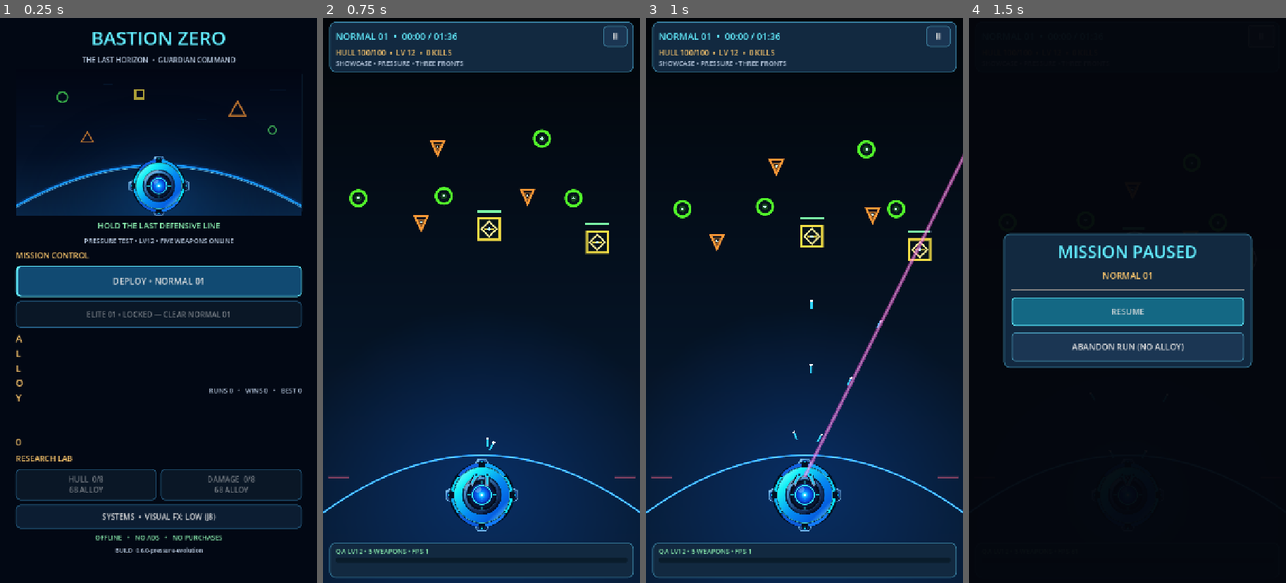
Above: before the commit, frames 1-4 (left to right).
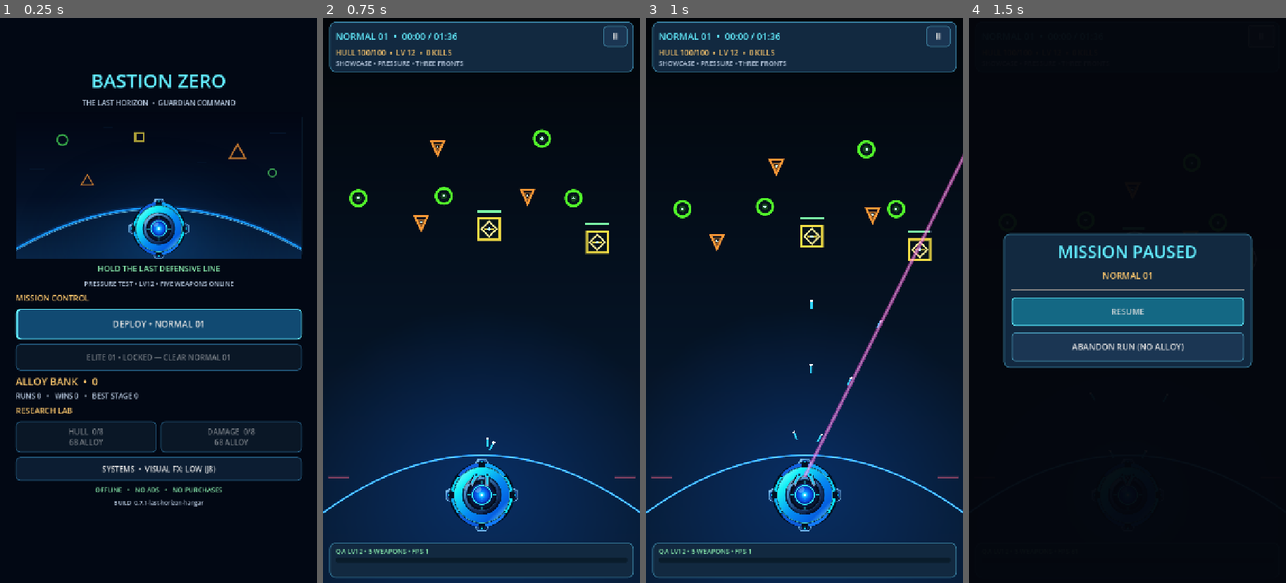
Above: after the commit, the same moments.

Repository: dante-souza/bastion_zero
Game: Godot game, scene res://scenes/main.tscn
The game is run twice, just before and just after one commit, with the same random seed, the same clock (stepped at 60 frames per second) and the same inputs.
Inputs:
- Up to frame 1 (0.25 s): no input
- Up to frame 2 (0.75 s): click "DEPLOY • NORMAL 01" at 0.5 s
- Up to frame 3 (1 s): no input
- Up to frame 4 (1.5 s): click "II" at 1.25 s

The runs differ from the first frame. In frame 1, 34% of the frame differs, in the area x 4-96%, y 2-95%; in frame 2, nothing differs; in frame 3, nothing differs; in frame 4, nothing differs.

Commit message:
fix(hangar): keep alloy readable and correct Last Horizon build version

Diff:
--- a/scripts/game_catalog.gd
+++ b/scripts/game_catalog.gd
@@ -2,7 +2,7 @@
 extends RefCounted
 
 ## Bastion Zero's original combat balance; no third-party game resources.
-const GAME_VERSION := "0.6.0-pressure-evolution"
+const GAME_VERSION := "0.7.1-last-horizon-hangar"
 ## Phase F: temporary stress showcase on NORMAL 01 only. Not production balance.
 const STAGE_ONE_SHOWCASE := true
 const SHOWCASE_START_LEVEL := 12
--- a/scripts/hangar_view.gd
+++ b/scripts/hangar_view.gd
@@ -95,14 +95,21 @@
     elite.pressed.connect(func() -> void: deploy_requested.emit(2))
     stack.add_child(elite)
 
-    var progress := _panel_row("PROGRESSION", GOLD)
+    # Dedicated vertically stacked balance/stat lines. The old HBox let
+    # RUNS/WINS expand and compressed "ALLOY 0" into a one-letter column.
+    var progress := VBoxContainer.new()
+    progress.name = "ProgressSummary"
+    progress.add_theme_constant_override("separation", 5)
     stack.add_child(progress)
-    progress.add_child(_text("ALLOY  %d" % int(record.get("bank", 0)), 22, GOLD))
-    var stats := _text("RUNS %d   •   WINS %d   •   BEST %d" % [
+    var balance := _text("ALLOY BANK  •  %d" % int(record.get("bank", 0)), 23, GOLD)
+    balance.name = "AlloyBalance"
+    balance.autowrap_mode = TextServer.AUTOWRAP_OFF
+    progress.add_child(balance)
+    var stats := _text("RUNS %d   •   WINS %d   •   BEST STAGE %d" % [
         int(record.get("runs", 0)), int(record.get("wins", 0)),
-        int(record.get("best_stage", 0))], 15, PALE)
-    stats.size_flags_horizontal = Control.SIZE_EXPAND_FILL
-    stats.horizontal_alignment = HORIZONTAL_ALIGNMENT_RIGHT
+        int(record.get("best_stage", 0))], 16, PALE)
+    stats.name = "ProgressStats"
+    stats.autowrap_mode = TextServer.AUTOWRAP_OFF
     progress.add_child(stats)
 
     stack.add_child(_text("RESEARCH LAB", 18, GOLD))
@@ -133,16 +140,6 @@
 
     stack.add_child(_text("OFFLINE   •   NO ADS   •   NO PURCHASES", 15, GREEN, true))
     stack.add_child(_text("BUILD  %s" % GameCatalog.GAME_VERSION, 13, PALE, true))
-
-
-func _panel_row(label: String, tint: Color) -> HBoxContainer:
-    var bar := HBoxContainer.new()
-    bar.name = "ProgressSummary"
-    bar.add_theme_constant_override("separation", 12)
-    var name_label := _text(label, 14, tint)
-    name_label.visible = false # Metadata name retained; numbers have priority.
-    bar.add_child(name_label)
-    return bar
 
 
 func _text(value: String, size: int, tint: Color, centered: bool = false) -> Label:
--- a/tests/test_smoke.gd
+++ b/tests/test_smoke.gd
@@ -428,6 +428,24 @@
             hangar_view.find_child("ResearchControls", true, false) != null and
             hangar_view.find_child("VisualFx", true, false) != null,
             "Deploy, research and graphics controls survive visual redesign")
+        var progression: VBoxContainer = hangar_view.find_child("ProgressSummary", true, false) as VBoxContainer
+        var balance_label: Label = hangar_view.find_child("AlloyBalance", true, false) as Label
+        var stats_label: Label = hangar_view.find_child("ProgressStats", true, false) as Label
+        _expect(progression != null and balance_label != null and stats_label != null,
+            "Phase G progression uses a real vertically stacked panel")
+        if balance_label != null and stats_label != null:
+            _expect(balance_label.autowrap_mode == TextServer.AUTOWRAP_OFF
+                and stats_label.autowrap_mode == TextServer.AUTOWRAP_OFF,
+                "Alloy and run stats never collapse into vertical letters")
+            _expect(balance_label.text.begins_with("ALLOY BANK") and
+                stats_label.text.begins_with("RUNS"),
+                "Balance and progress labels remain readable and complete")
+        var build_label_visible := false
+        for label_node in hangar_view.find_children("*", "Label", true, false):
+            if String((label_node as Label).text) == "BUILD  " + GameCatalog.GAME_VERSION:
+                build_label_visible = true
+        _expect(GameCatalog.GAME_VERSION.begins_with("0.7.1") and build_label_visible,
+            "Hangar footer displays current Phase G patch version")
     var deploy: Button
     for node in game.find_children("*", "Button", true, false):
         if (node as Button).text.begins_with("DEPLOY"):
Not shown, changed: export_presets.cfg
Not shown, changed: docs/VISUAL-PHASE-G.md
